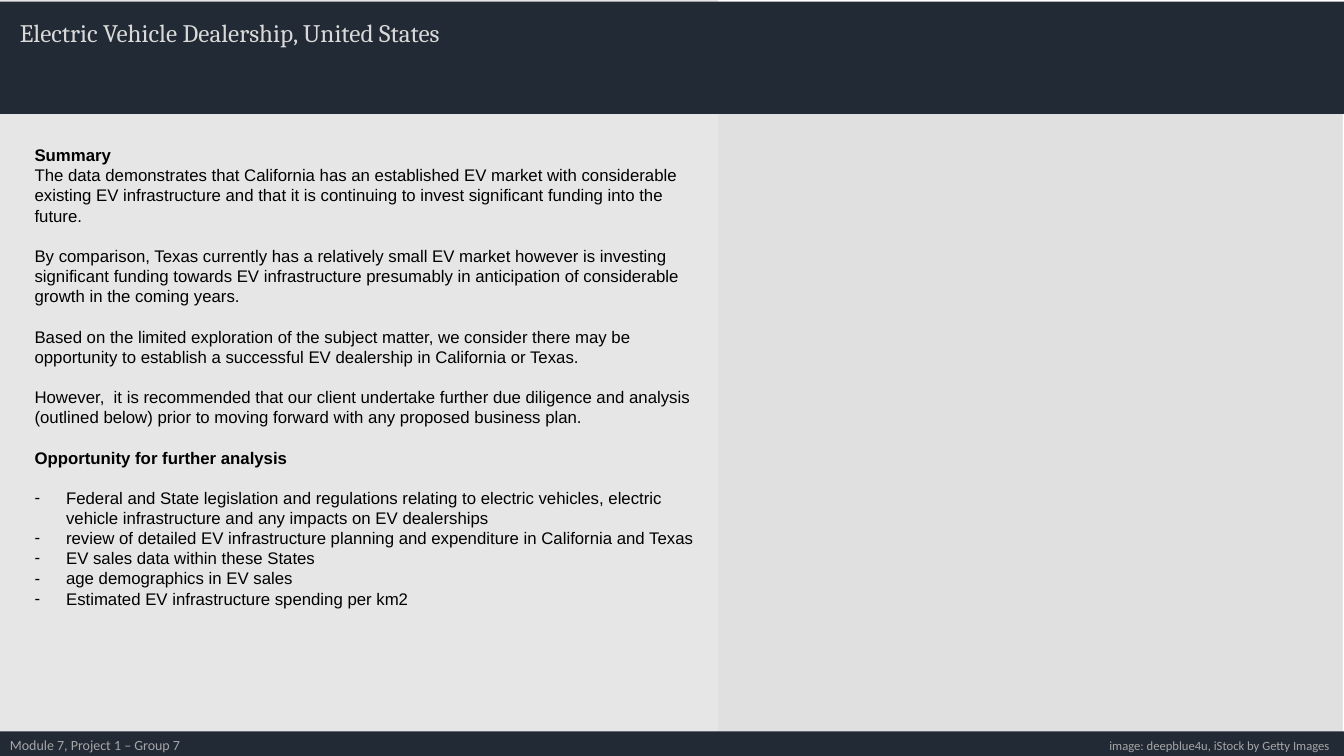
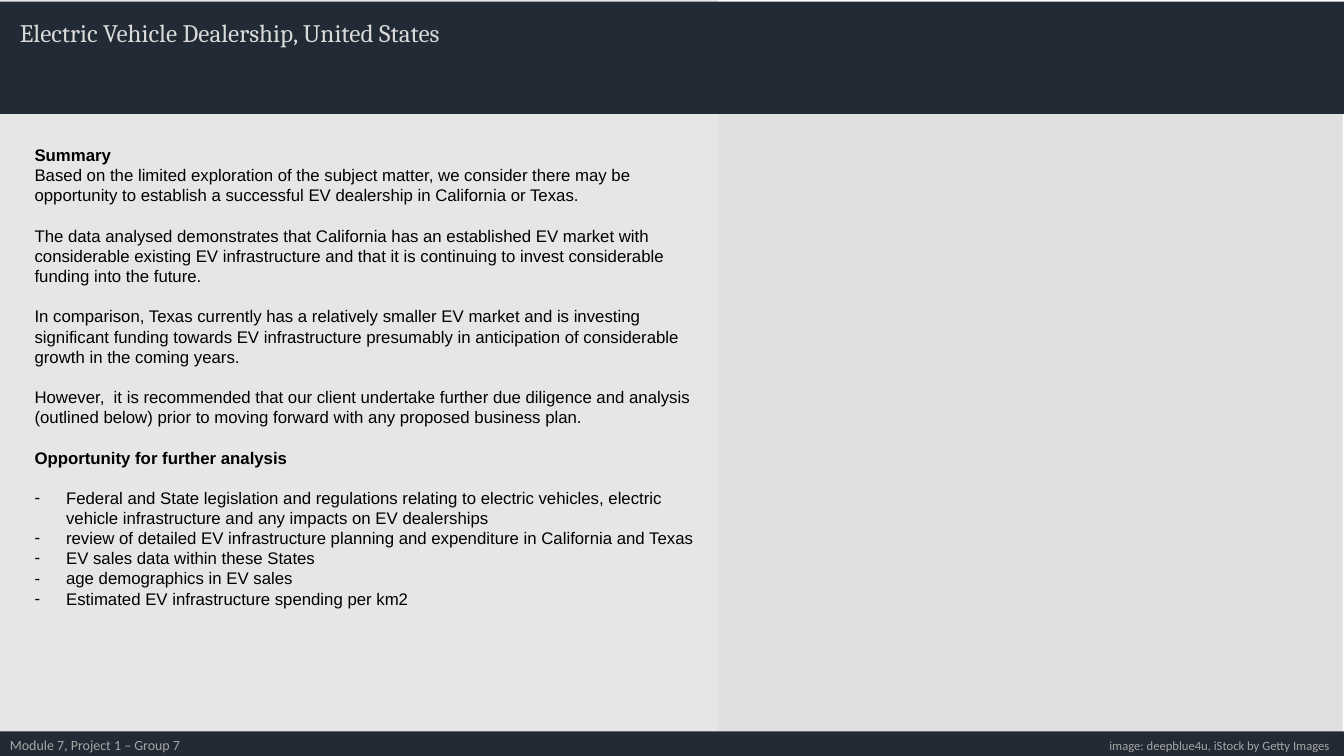
Before and after one commit to Manasa4040/project, a slide deck: slide 5 of Module 7 - Project 1 - Group 7 Presentation.pptx. Drawn at 1344x756 pixels with LibreOffice and Linux fonts; fonts in the diff are those of the drawing; grey boxes stand for pictures. Boxes give left, top, right and bottom in pixels: in the first picture for what was removed or moved away, otherwise in the second. Text is boxed around its words. In the diff, an @@ line names an element or a change of style, - is before the commit and + after.

```diff
--- a/Module 7 - Project 1 - Group 7 Presentation.pptx
+++ b/Module 7 - Project 1 - Group 7 Presentation.pptx
@@ text at (x1=35, y1=169, x2=678, y2=306): paragraphs removed @@
-The data demonstrates that California has an established EV market with considerable existing EV infrastructure and that it is continuing to invest significant funding into the future.
-By comparison, Texas currently has a relatively small EV market however is investing significant funding towards EV infrastructure presumably in anticipation of considerable growth in the coming years.
@@ text at (x1=35, y1=230, x2=678, y2=367): paragraphs added @@
+The data analysed demonstrates that California has an established EV market with considerable existing EV infrastructure and that it is continuing to invest considerable funding into the future.
+In comparison, Texas currently has a relatively smaller EV market and is investing significant funding towards EV infrastructure presumably in anticipation of considerable growth in the coming years.
```
Also in this commit, not shown: 4 other slides changed, 1 other file.
